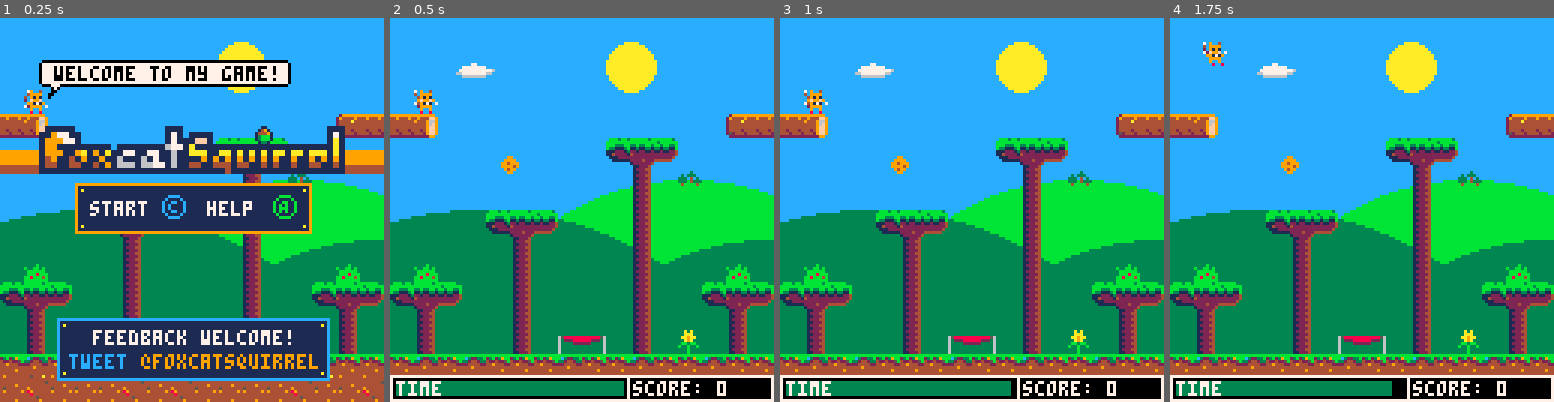
Above: before the commit, frames 1-4 (left to right).
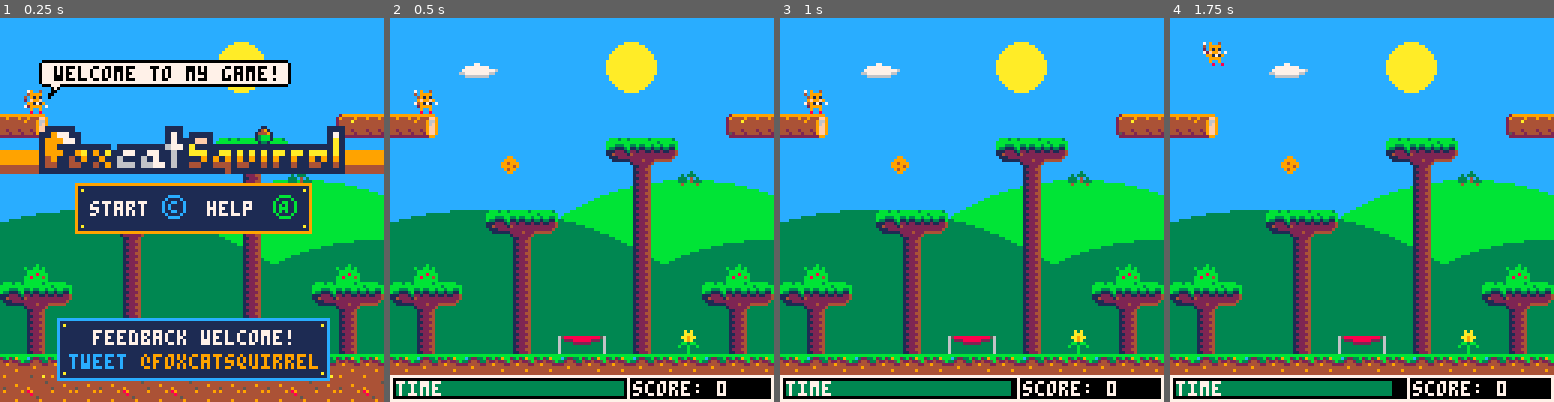
Above: after the commit, the same moments.

Repository: daddynewts/foxcatsquirrel
Game: PICO-8 cartridge foxcatsquirrel.p8
Two runs of this game, one before a commit and one after it. Both use one fixed random seed, a clock stepped at 60 frames per second and the inputs below.
Inputs:
- Up to frame 1 (0.25 s): no input
- Up to frame 2 (0.5 s): tap X (X key) at 0.33 s
- Up to frame 3 (1 s): tap O (Z key) at 0.7 s
- Up to frame 4 (1.75 s): tap X (X key) at 1.07 s; hold Right from 1.6 s (still down); tap O (Z key) at 1.7 s

Frame 1 is identical in both runs. In frame 2, less than 0.1% of the frame differs, in the area x 17-29%, y 11-16%; in frame 3, 0.2%; in frame 4, 0.3%, in the area x 22-36%, y 11-16%.

Commit message:
Cloud movement updated
Still need to fix this.

Diff:
--- a/foxcatsquirrel.p8
+++ b/foxcatsquirrel.p8
@@ -630,12 +630,14 @@
 end
 
 function draw_clouds()
-	cloud.x+=0.1
+	cloud.x+=rnd(0.5)
 	spr(72,cloud.x,cloud.y)
 	spr(73,cloud.x+8,cloud.y)
+	--spr(72,cloud.x-100,22)
+	--spr(73,cloud.x-92,22)
 	  if cloud.x>=cam_x+128 then
-	   cloud.x=cam_x-8
-	   cloud.y=rnd(flr(20))
+	  cloud.x=cam_x-8
+	  cloud.y=rnd(flr(20))
  end
 end
 -->8
@@ -813,7 +815,6 @@
   circfill(126,154,80,3) -- near
   circfill(30,174,110,3) -- near
   circfill(80,16,8,10)
-  draw_clouds()
   draw_clouds()
  end
 
